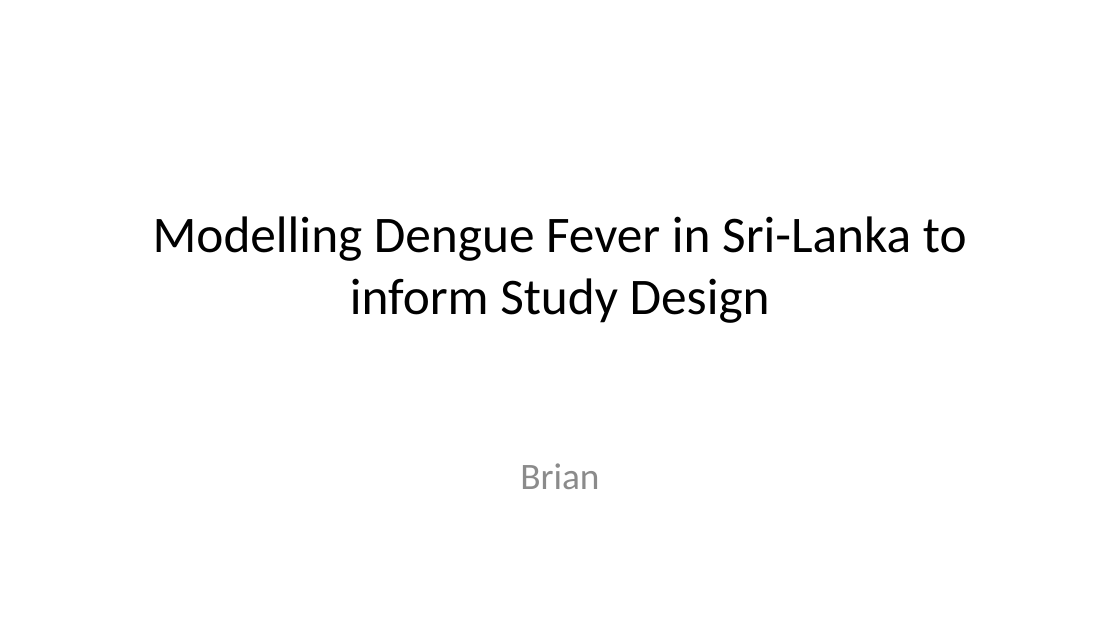
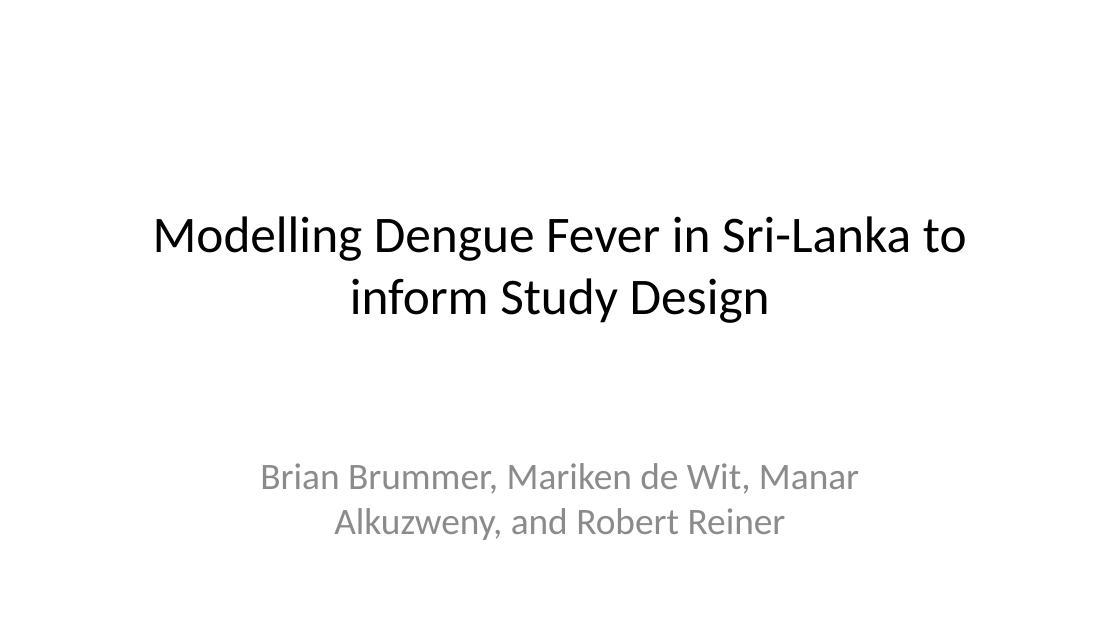
Before and after one commit to malkuzweny/DengueMMED, a slide deck: slide 1 of Dengue_report.pptx. Drawn at 1120x630 pixels with LibreOffice and Linux fonts; fonts in the diff are those of the drawing. Boxes give left, top, right and bottom in pixels: in the first picture for what was removed or moved away, otherwise in the second. Text is boxed around its words. In the diff, an @@ line names an element or a change of style, - is before the commit and + after.

```diff
--- a/Dengue_report.pptx
+++ b/Dengue_report.pptx
@@ subtitle at (260,463,859,540): text changed @@
-Brian
+Brian Brummer, Mariken de Wit, Manar Alkuzweny, and Robert Reiner
```
Also in this commit, not shown: 7 other slides changed, 4 slides added, 1 slide removed, 12 other files.
